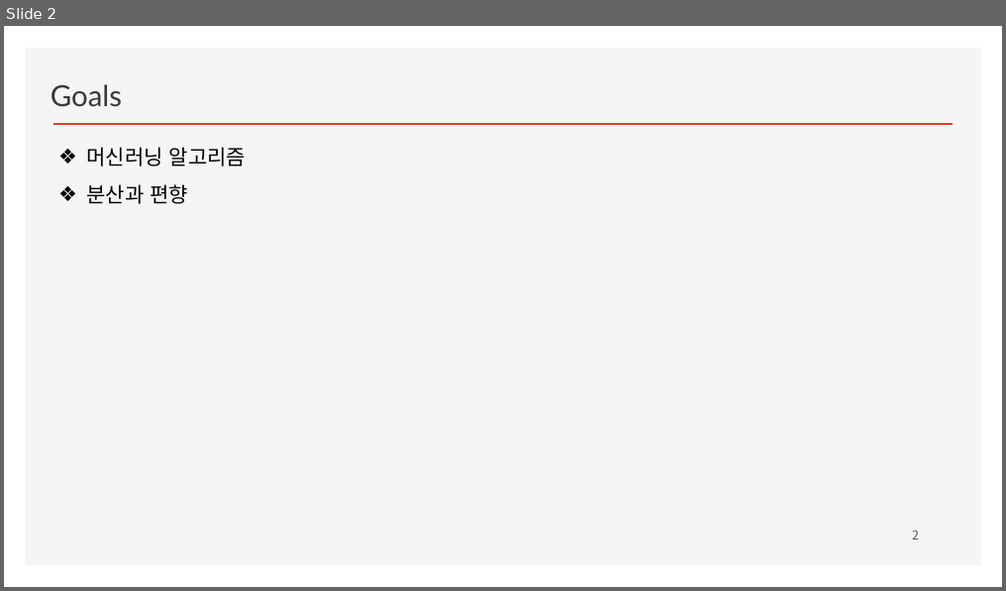
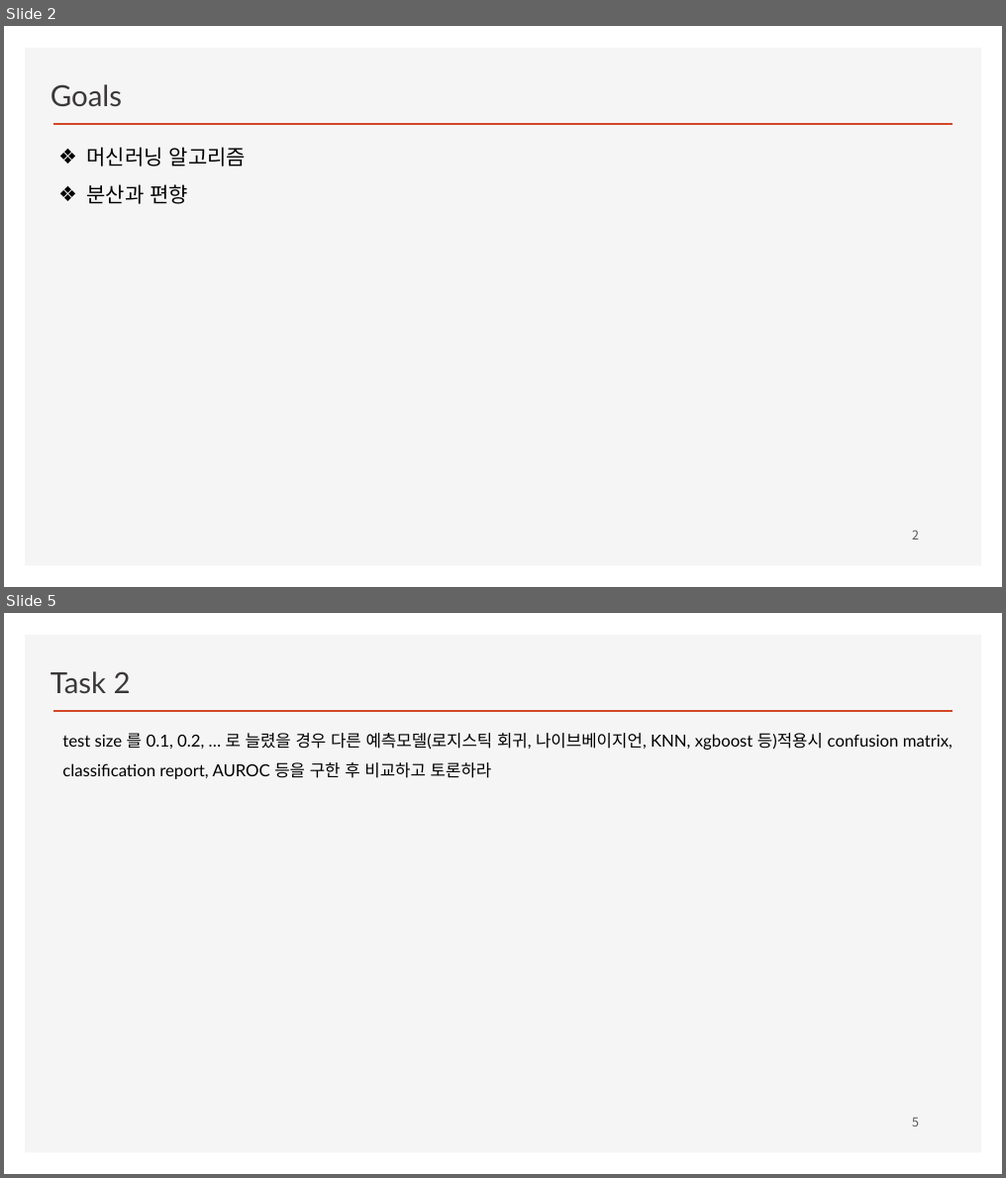
Before and after one commit to ancestor9/2026_Fall_Machine-Learning, a slide deck: 02_Imbalanced data.pptx. Shown one above the other, each under a label of ours: slide 2 before the commit, slides 2 and 5 after it; the slides between them are not shown. The pictures are 1006x591 and 1006x1178 pixels, drawn with LibreOffice and Linux fonts; fonts in the diff are those of the drawing; background and template pictures are left out. Boxes give left, top, right and bottom in pixels: in the first picture for what was removed or moved away, otherwise in the second. Text is boxed around its words. In the diff, an @@ line names an element or a change of style, - is before the commit and + after.

```diff
--- a/02_Imbalanced data.pptx
+++ b/02_Imbalanced data.pptx
@@ slide 5 added at [4, 613, 1002, 1174], background #FFFFFF; not listed: 2 template elements that a slide beside it also shows @@
@@ text added at [51, 671, 131, 694], 28 pt, text #3B3838 @@
+Task 2
@@ text added at [62, 733, 952, 779], 16 pt, text #000000 @@
+test size 를 0.1, 0.2, … 로 늘렸을 경우 다른 예측모델(로지스틱 회귀, 나이브베이지언, KNN, xgboost 등)적용시 confusion matrix, classification report, AUROC 등을 구한 후 비교하고 토론하라
@@ page number added at [912, 1118, 919, 1127], 12 pt, text #595959 @@
+5
```
Also in this commit, not shown: 2 slides changed, 2 other slides added.
